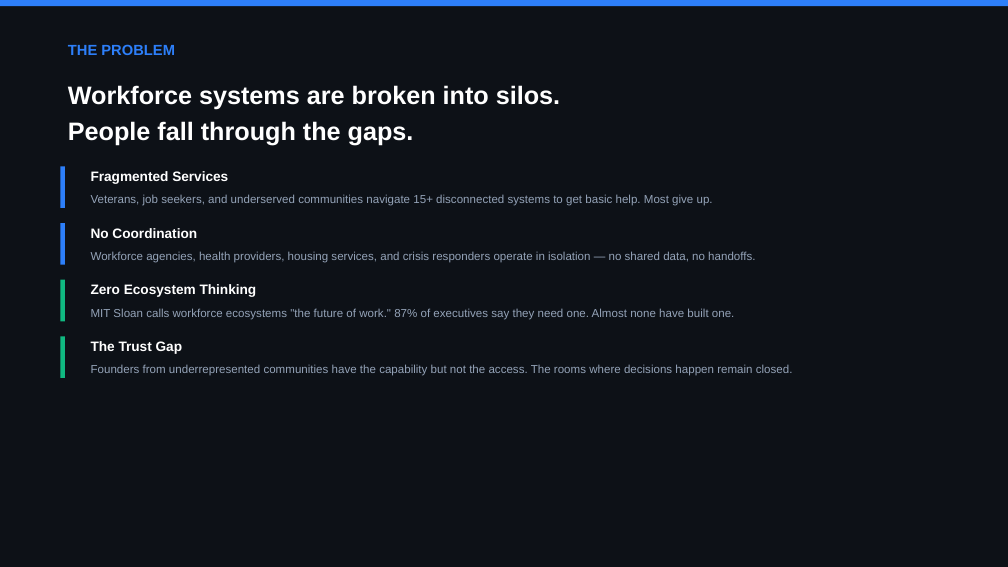
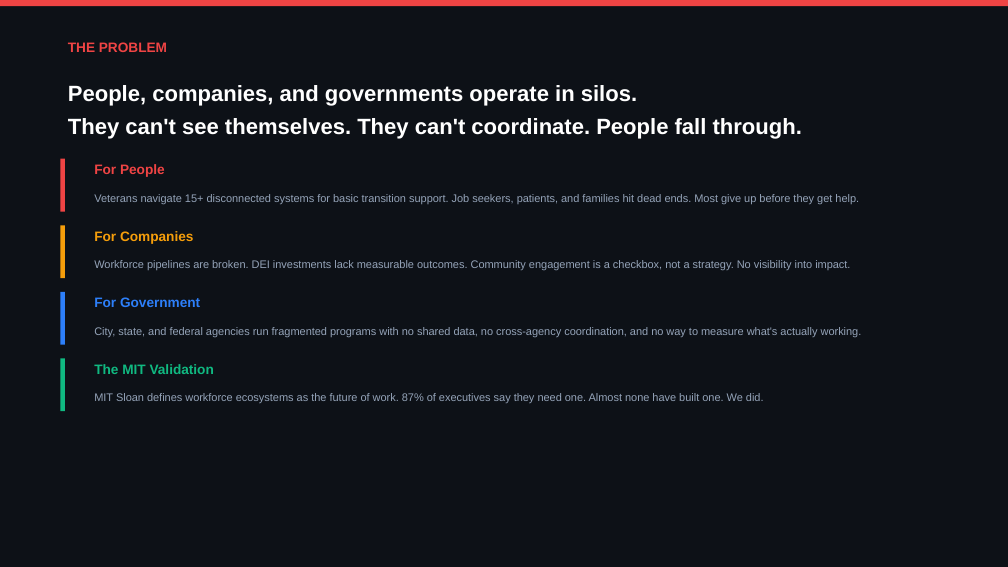
Before and after one commit to mrterryflood-ui/Thriveup, a slide deck: slide 2 of attached_assets/ThriveUp_ACOS_PitchDeck_GrandFounders.pptx. Drawn at 1008x567 pixels with LibreOffice and Linux fonts; fonts in the diff are those of the drawing. Boxes give left, top, right and bottom in pixels: in the first picture for what was removed or moved away, otherwise in the second. Text is boxed around its words. In the diff, an @@ line names an element or a change of style, - is before the commit and + after.

```diff
--- a/attached_assets/ThriveUp_ACOS_PitchDeck_GrandFounders.pptx
+++ b/attached_assets/ThriveUp_ACOS_PitchDeck_GrandFounders.pptx
@@ rectangle at (0,0,1008,6): fill #2D7FF9 to #EF4444 @@
@@ text "THE PROBLEM" at (68,42,167,52): size 14 to 13 pt, text colour #2D7FF9 to #EF4444 @@
@@ text at (68,85,802,139): text changed; size 24 to 21 pt @@
-Workforce systems are broken into silos.
-People fall through the gaps.
+People, companies, and governments operate in silos.
+They can't see themselves. They can't coordinate. People fall through.
@@ rectangle at (60,159,65,212): fill #2D7FF9 to #EF4444 @@
@@ rectangle: place and size @@
-rectangle at (60,166,65,208)
+rectangle at (60,159,65,212)
@@ text at (94,164,165,177): text changed; text colour #FFFFFF to #EF4444 @@
-Fragmented Services
+For People
@@ text at (94,194,859,204): text changed; size 11 to 10.5 pt @@
-Veterans, job seekers, and underserved communities navigate 15+ disconnected systems to get basic help. Most give up.
+Veterans navigate 15+ disconnected systems for basic transition support. Job seekers, patients, and families hit dead ends. Most give up before they get help.
@@ rectangle: place and size @@
-rectangle at (60,223,65,265)
+rectangle at (60,225,65,278)
@@ rectangle at (60,225,65,278): fill #2D7FF9 to #F59E0B @@
@@ text at (94,231,193,244): text changed; text colour #FFFFFF to #F59E0B @@
-No Coordination
+For Companies
@@ text at (94,260,850,270): text changed; size 11 to 10.5 pt @@
-Workforce agencies, health providers, housing services, and crisis responders operate in isolation — no shared data, no handoffs.
+Workforce pipelines are broken. DEI investments lack measurable outcomes. Community engagement is a checkbox, not a strategy. No visibility into impact.
@@ rectangle: place and size @@
-rectangle at (60,280,65,321)
+rectangle at (60,292,65,345)
@@ rectangle at (60,292,65,345): fill #10B981 to #2D7FF9 @@
@@ text at (94,297,200,307): text changed; text colour #FFFFFF to #2D7FF9 @@
-Zero Ecosystem Thinking
+For Government
@@ text added at (94,327,862,337), 10.5 pt, text #94A3B8 @@
+City, state, and federal agencies run fragmented programs with no shared data, no cross-agency coordination, and no way to measure what's actually working.
@@ rectangle: place and size @@
-rectangle at (60,337,65,378)
+rectangle at (60,358,65,411)
@@ text removed at (91,364,793,376) @@
-Founders from underrepresented communities have the capability but not the access. The rooms where decisions happen remain closed.
@@ text at (94,364,214,374): text changed; text colour #FFFFFF to #10B981 @@
-The Trust Gap
+The MIT Validation
@@ text at (94,393,764,403): text changed; size 11 to 10.5 pt @@
-MIT Sloan calls workforce ecosystems "the future of work." 87% of executives say they need one. Almost none have built one.
+MIT Sloan defines workforce ecosystems as the future of work. 87% of executives say they need one. Almost none have built one. We did.
```
Also in this commit, not shown: 3 other slides changed, 1 slide added, 1 slide removed, 1 other file.
